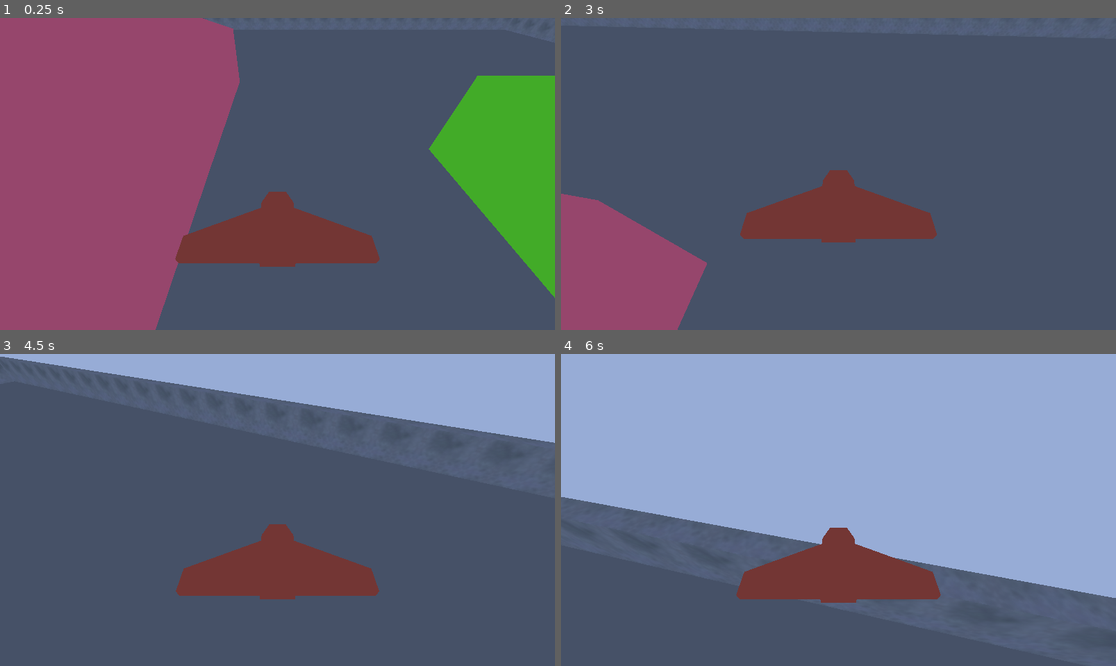
Above: before the commit, frames 1-4 (two rows, left to right).
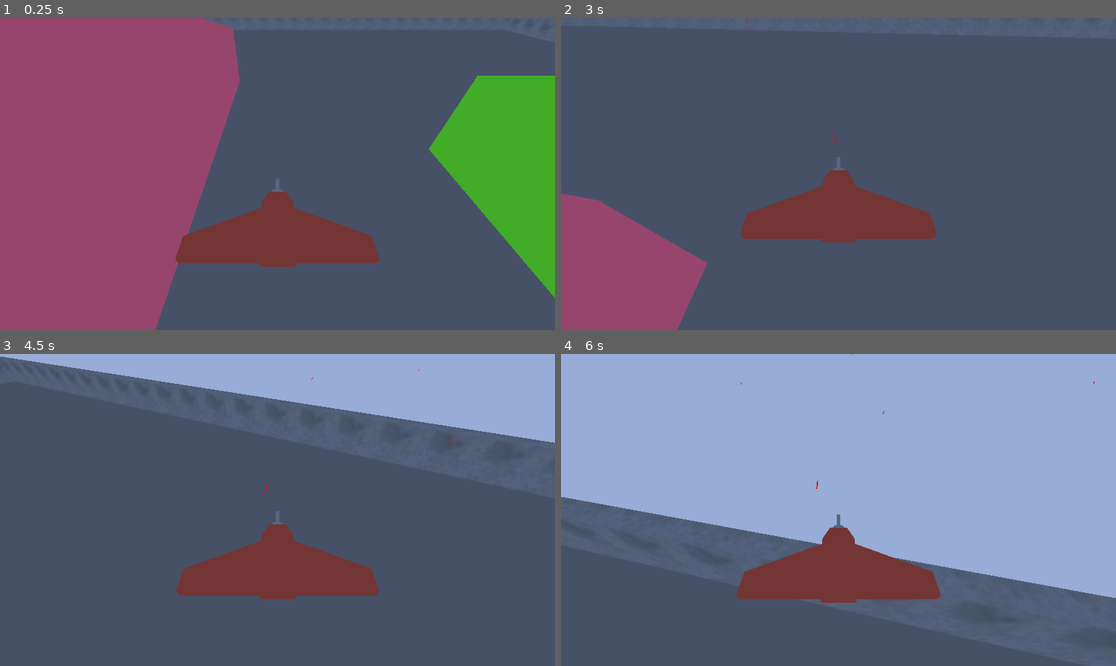
Above: after the commit, the same moments.

Repository: AlexandrMKC/game_jam
Game: Godot game, scene res://scenes/game.tscn
The game is run twice, just before and just after one commit, with the same random seed, the same clock (stepped at 60 frames per second) and the same inputs.
Inputs (mouse positions are in pixels of both pictures, inside the frame that each line leads up to):
- Up to frame 1 (0.25 s): no input
- Up to frame 2 (3 s): tap Enter at 0.5 s; move the mouse to (866, 174) at 0.52 s; press the mouse at (866, 174) at 0.53 s; hold W (move_forward) from 0.53 s (still down); move the mouse to (810, 174) at 1.27 s; release the mouse at (810, 174) at 1.28 s; click (810, 174) at 1.35 s; move the mouse to (849, 167) at 2.02 s; press the mouse at (849, 167) at 2.03 s; move the mouse to (832, 180) at 2.77 s; release the mouse at (832, 180) at 2.78 s; click (832, 180) at 2.85 s
- Up to frame 3 (4.5 s): keep holding W (move_forward); move the mouse to (316, 513) at 3.52 s; press the mouse at (316, 513) at 3.53 s; move the mouse to (233, 506) at 4.27 s; release the mouse at (233, 506) at 4.28 s; click (233, 506) at 4.35 s
- Up to frame 4 (6 s): move the mouse to (844, 510) at 5.02 s; press the mouse at (844, 510) at 5.03 s; move the mouse to (816, 503) at 5.77 s; release W (move_forward) at 5.78 s; release the mouse at (816, 503) at 5.78 s; hold D (move_right) from 5.78 s (still down); click (816, 503) at 5.85 s

The runs differ from the first frame. In frame 1, less than 0.1% of the frame differs, in the area x 48-52%, y 51-56%; in frame 2, less than 0.1%, in the area x 33-59%, y 0-49%; in frame 3, less than 0.1%; in frame 4, less than 0.1%.

Commit message:
add shooting

Diff:
--- a/project.godot
+++ b/project.godot
@@ -51,6 +51,11 @@
 "events": [Object(InputEventKey,"resource_local_to_scene":false,"resource_name":"","device":-1,"window_id":0,"alt_press …(195 unchanged characters)…
 ]
 }
+shoot={
+"deadzone": 0.5,
+"events": [Object(InputEventMouseButton,"resource_local_to_scene":false,"resource_name":"","device":-1,"window_id":0,"alt_pressed":false,"shift_pressed":false,"ctrl_pressed":false,"meta_pressed":false,"button_mask":0,"position":Vector2(0, 0),"global_position":Vector2(0, 0),"factor":1.0,"button_index":1,"canceled":false,"pressed":false,"double_click":false,"script":null)
+]
+}
 
 [rendering]
 
--- a/scenes/player.tscn
+++ b/scenes/player.tscn
@@ -1,17 +1,22 @@
-[gd_scene load_steps=4 format=3 uid="uid://vyrwgd2taex0"]
+[gd_scene load_steps=5 format=3 uid="uid://vyrwgd2taex0"]
 
 [ext_resource type="PackedScene" uid="uid://covww25y3n676" path="res://models/robot.gltf" id="1_h8jyn"]
 [ext_resource type="Script" path="res://scripts/player.gd" id="1_u5n7m"]
+[ext_resource type="PackedScene" uid="uid://dawcj88u8xawr" path="res://scenes/turret.tscn" id="3_t1l53"]
 
 [sub_resource type="BoxShape3D" id="BoxShape3D_442m3"]
 size = Vector3(9, 1, 4)
 
-[node name="CharacterBody3D" type="CharacterBody3D"]
+[node name="CharacterBody3D" type="CharacterBody3D" node_paths=PackedStringArray("WEAPONRY")]
 script = ExtResource("1_u5n7m")
 TILT_UPPER_LIMIT = -45.0
+WEAPONRY = NodePath("PlayerMesh/Turret")
 
 [node name="PlayerMesh" parent="." instance=ExtResource("1_h8jyn")]
 transform = Transform3D(-2.18557e-08, 0, -0.5, 0, 0.5, 0, 0.5, 0, -2.18557e-08, 0, 0, 0)
+
+[node name="Turret" parent="PlayerMesh" instance=ExtResource("3_t1l53")]
+transform = Transform3D(-4.37114e-08, 0, 1, 0, 1, 0, -1, 0, -4.37114e-08, 0, 0, 0)
 
 [node name="CollisionShape3D" type="CollisionShape3D" parent="."]
 transform = Transform3D(1, 0, 0, 0, 1, 0, 0, 0, 1, 0, 0, 2)
--- /dev/null
+++ b/scenes/shell.tscn
@@ -0,0 +1,30 @@
+[gd_scene load_steps=4 format=3 uid="uid://bep8a5frklmku"]
+
+[ext_resource type="Script" path="res://scripts/Projectiles/shell.gd" id="1_wwamq"]
+
+[sub_resource type="CapsuleMesh" id="CapsuleMesh_o6ajb"]
+radius = 0.05
+height = 1.0
+
+[sub_resource type="StandardMaterial3D" id="StandardMaterial3D_mnpnj"]
+albedo_color = Color(0.921569, 0, 0.0784314, 1)
+emission_enabled = true
+emission = Color(0.919281, 3.00817e-06, 7.70092e-07, 1)
+emission_energy_multiplier = 5.0
+
+[node name="Shell" type="Node3D"]
+script = ExtResource("1_wwamq")
+
+[node name="MeshInstance3D" type="MeshInstance3D" parent="."]
+transform = Transform3D(1, 0, 0, 0, -4.37114e-08, -1, 0, 1, -4.37114e-08, 0, 0, 0)
+mesh = SubResource("CapsuleMesh_o6ajb")
+surface_material_override/0 = SubResource("StandardMaterial3D_mnpnj")
+
+[node name="RayCast3D" type="RayCast3D" parent="."]
+target_position = Vector3(0, 0, -0.7)
+
+[node name="Timer" type="Timer" parent="."]
+wait_time = 10.0
+autostart = true
+
+[connection signal="timeout" from="Timer" to="." method="_on_timer_timeout"]
--- /dev/null
+++ b/scenes/turret.tscn
@@ -0,0 +1,19 @@
+[gd_scene load_steps=4 format=3 uid="uid://dawcj88u8xawr"]
+
+[ext_resource type="Script" path="res://scripts/Weapons/turret.gd" id="1_g7fw4"]
+
+[sub_resource type="SphereMesh" id="SphereMesh_7vatr"]
+
+[sub_resource type="BoxMesh" id="BoxMesh_dekxe"]
+size = Vector3(0.2, 0.2, 1.5)
+
+[node name="Weapon" type="Node3D"]
+script = ExtResource("1_g7fw4")
+
+[node name="Base" type="MeshInstance3D" parent="."]
+mesh = SubResource("SphereMesh_7vatr")
+skeleton = NodePath("")
+
+[node name="GunBarrel" type="MeshInstance3D" parent="Base"]
+transform = Transform3D(1, 0, 0, 0, 1, 0, 0, 0, 1, 0, 0, -0.75)
+mesh = SubResource("BoxMesh_dekxe")
--- /dev/null
+++ b/scripts/Projectiles/shell.gd
@@ -0,0 +1,29 @@
+class_name Shell
+extends Node3D
+
+@export
+var SPEED: float = 40
+
+@onready
+var MESH = $MeshInstance3D
+
+@onready
+var RAYCAST = $RayCast3D
+
+@onready
+var DESTRUCT_TIMER = $Timer
+
+# Called when the node enters the scene tree for the first time.
+func _ready() -> void:
+	pass # Replace with function body.
+
+
+# Called every frame. 'delta' is the elapsed time since the previous frame.
+func _process(delta: float) -> void:
+	position += transform.basis * Vector3.FORWARD * SPEED * delta
+	if RAYCAST.is_colliding():
+		MESH.visible = false
+		queue_free()
+
+func _on_timer_timeout() -> void:
+	queue_free()
--- /dev/null
+++ b/scripts/Weapons/turret.gd
@@ -0,0 +1,66 @@
+class_name Turret
+extends Weapon
+
+@export
+var ROTATION_SPEED: float = 0.3
+
+@export_group("Horizontal Limits", "HORIZONTAL_")
+@export_range(-180, 180, 0.001, "degrees")
+var HORIZONTAL_LEFT_ROTATION_LIMIT: float = -180:
+	get:
+		return deg_to_rad(HORIZONTAL_LEFT_ROTATION_LIMIT)
+	set(value):
+		HORIZONTAL_LEFT_ROTATION_LIMIT = value
+@export_range(-180, 180, 0.001, "degrees")
+var HORIZONTAL_RIGHT_ROTATION_LIMIT: float = 180:
+	get:
+		return deg_to_rad(HORIZONTAL_RIGHT_ROTATION_LIMIT)
+	set(value):
+		HORIZONTAL_RIGHT_ROTATION_LIMIT = value
+
+@export_group("Vertical Limits", "VERTICAL_")
+@export_range(-180, 180, 0.001, "degrees")
+var VERTICAL_LOWER_ROTATION_LIMIT: float = -180:
+	get:
+		return deg_to_rad(VERTICAL_LOWER_ROTATION_LIMIT)
+	set(value):
+		VERTICAL_LOWER_ROTATION_LIMIT = value
+@export_range(-180, 180, 0.001, "degrees")
+var VERTICAL_UPPER_ROTATION_LIMIT: float = 180:
+	get:
+		return deg_to_rad(VERTICAL_UPPER_ROTATION_LIMIT)
+	set(value):
+		VERTICAL_UPPER_ROTATION_LIMIT = value
+
+@onready
+var TURRET_BASE: MeshInstance3D = get_node("Base")
+@onready
+var BARREL: MeshInstance3D = get_node("Base/GunBarrel")
+
+var _rotation_requested: bool = false
+var _horizonal_rotation: float
+var _vertical_rotation: float
+
+@onready
+var shell_class: Resource = load("res://scenes/shell.tscn")
+var instance: Shell
+
+func _ready() -> void:
+	pass # Replace with function body.
+
+func _process(delta: float) -> void:
+	pass
+
+func _physics_process(delta: float) -> void:
+	if !_rotation_requested:
+		return
+
+
+func _RotateTo(position: Vector3):
+	pass
+
+func _Shoot() -> void:
+	instance = shell_class.instantiate()
+	instance.position = BARREL.global_position
+	instance.transform.basis = BARREL.global_transform.basis
+	get_tree().root.add_child(instance)
--- /dev/null
+++ b/scripts/Weapons/weapon.gd
@@ -0,0 +1,8 @@
+class_name Weapon
+extends Node3D
+
+func _Shoot() -> void:
+	return
+
+func _RotateTo(position: Vector3) -> void:
+	return
--- a/scripts/game.gd
+++ b/scripts/game.gd
@@ -4,8 +4,6 @@
 # Called when the node enters the scene tree for the first time.
 func _ready() -> void:
 	Input.mouse_mode = Input.MOUSE_MODE_CAPTURED
-	pass # Replace with function body.
-
 
 # Called every frame. 'delta' is the elapsed time since the previous frame.
 func _process(delta: float) -> void:
--- /dev/null
+++ b/scripts/gun_barrel.gd
@@ -0,0 +1,25 @@
+class_name GunBarrel
+extends MeshInstance3D
+
+@export
+var RANGE: float = 20
+
+@export_flags_3d_physics
+var COLLISION_MASK = 1
+
+
+func _ready() -> void:
+	pass # Replace with function body.
+
+func _process(delta: float) -> void:
+	pass
+
+# Call only from _physics_process!
+func Shoot() -> void:
+	var space = get_world_3d().direct_space_state
+	var query = PhysicsRayQueryParameters3D.create(global_position, global_position - global_transform.basis.z * RANGE, COLLISION_MASK, [self])
+	var collision = space.intersect_ray(query)
+	if collision:
+		print("Hit")
+	else:
+		print("No hit")
--- a/scripts/player.gd
+++ b/scripts/player.gd
@@ -27,8 +27,12 @@
 var DECELERATION : float = 5.0
 
 @export_group("")
+@export
+var WEAPONRY: Weapon
 @onready
 var CAMERA_CONTROLLER : Node3D = get_node("CameraController")
+
+#signal rotate_turret_to(position: Vector3)
 
 var _main_movement : Vector3 = Vector3.ZERO
 
@@ -42,7 +46,7 @@
 		_camera_rotation.x = clamp(_camera_rotation.x, TILT_LOWER_LIMIT, TILT_UPPER_LIMIT)
 
 func _physics_process(delta: float) -> void:
-	update_camera(delta)
+	UpdateCamera(delta)
 
 	var input_dir := Input.get_vector("move_left", "move_right", "move_forward", "move_backward")
 	var direction := (transform.basis * Vector3(input_dir.x, 0, input_dir.y)).normalized()
@@ -53,17 +57,17 @@
 		_main_movement = _main_movement.lerp(Vector3.ZERO, DECELERATION * delta)
 
 
+
 	velocity = _main_movement
 	move_and_slide()
 
 
-func update_camera(delta: float) -> void:
+func UpdateCamera(delta: float) -> void:
 	_player_rotation.y += _rotation_input.x * delta
 	_camera_rotation.x = clamp(_camera_rotation.x + _rotation_input.y * delta, TILT_LOWER_LIMIT, TILT_UPPER_LIMIT)
 
 	global_transform.basis = Basis.from_euler(_player_rotation)
 	CAMERA_CONTROLLER.transform.basis = Basis.from_euler(_camera_rotation)
-	CAMERA_CONTROLLER.rotation.z = 0
 
 	_rotation_input = Vector2.ZERO
 
@@ -71,3 +75,6 @@
 func _unhandled_input(event: InputEvent) -> void:
 	if event is InputEventMouseMotion:
 		_rotation_input = -event.relative * MOUSE_SENSITIVITY
+
+	if event.is_action_pressed("shoot"):
+		WEAPONRY._Shoot()
Not shown: 1 places in scenes/game.tscn that only renumber resources
